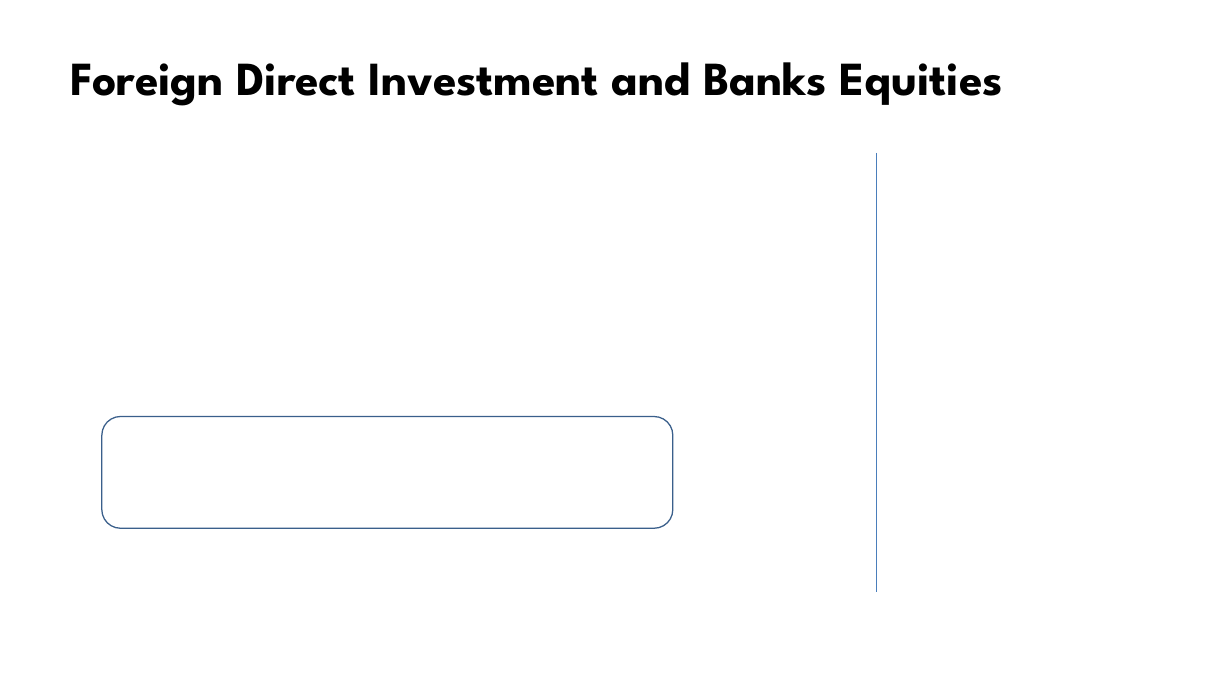
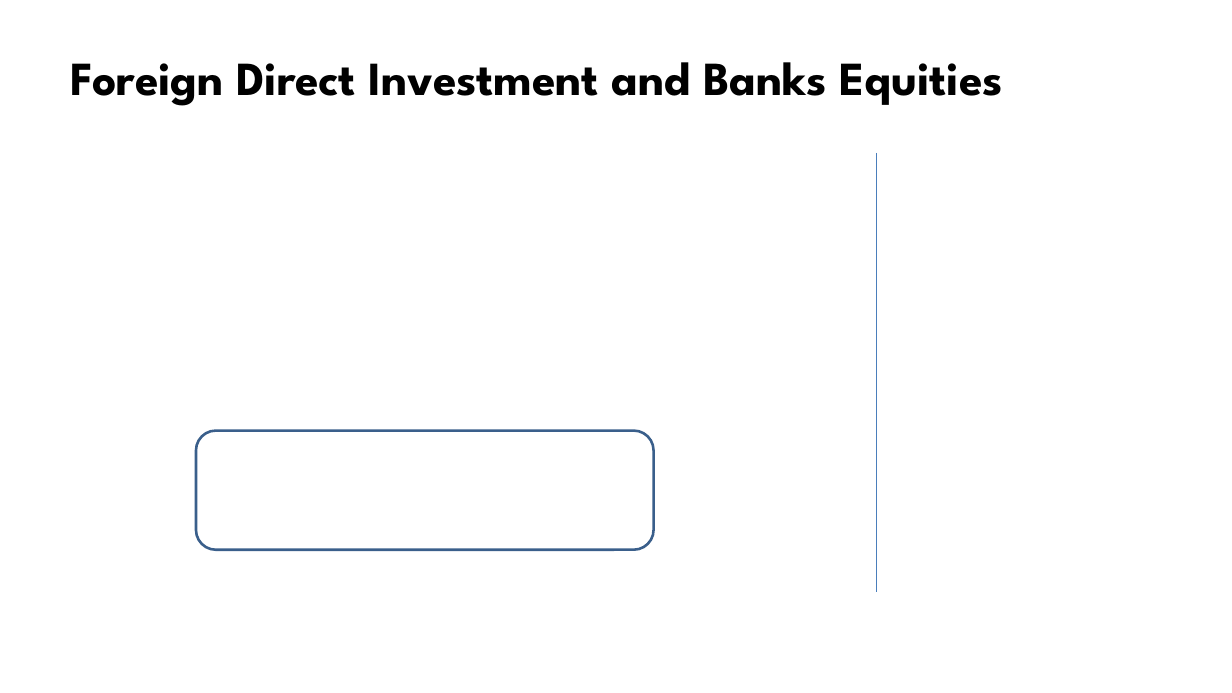
Before and after one commit to jhanandrade/AFD-Project, a slide deck: slide 11 of Documentos/Presentación 24 de Noviembre de 2020.pptx. Drawn at 1232x693 pixels with LibreOffice and Linux fonts; fonts in the diff are those of the drawing; grey boxes stand for pictures; background and template pictures are left out. Boxes give left, top, right and bottom in pixels: in the first picture for what was removed or moved away, otherwise in the second. Text is boxed around its words. In the diff, an @@ line names an element or a change of style, - is before the commit and + after.

```diff
--- a/Documentos/Presentación 24 de Noviembre de 2020.pptx
+++ b/Documentos/Presentación 24 de Noviembre de 2020.pptx
@@ rounded rectangle: place and size @@
-rounded rectangle at <box>102,417,673,529</box>
+rounded rectangle at <box>196,431,653,550</box>
@@ rounded rectangle at <box>196,431,653,550</box>: outline #3A5F8C 1 pt to #3A5F8C 2 pt @@
```
Also in this commit, not shown: 1 other slide changed.
